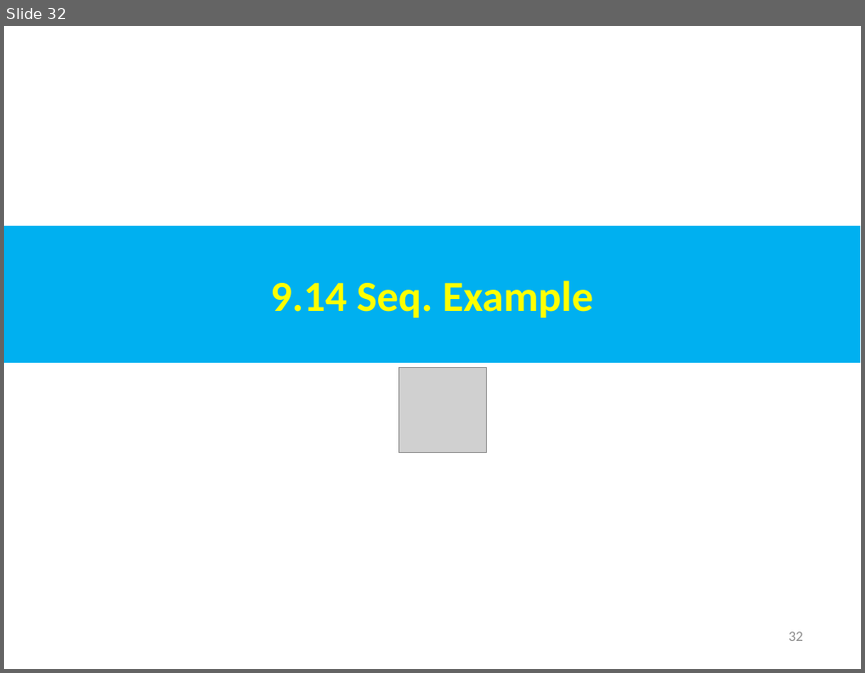
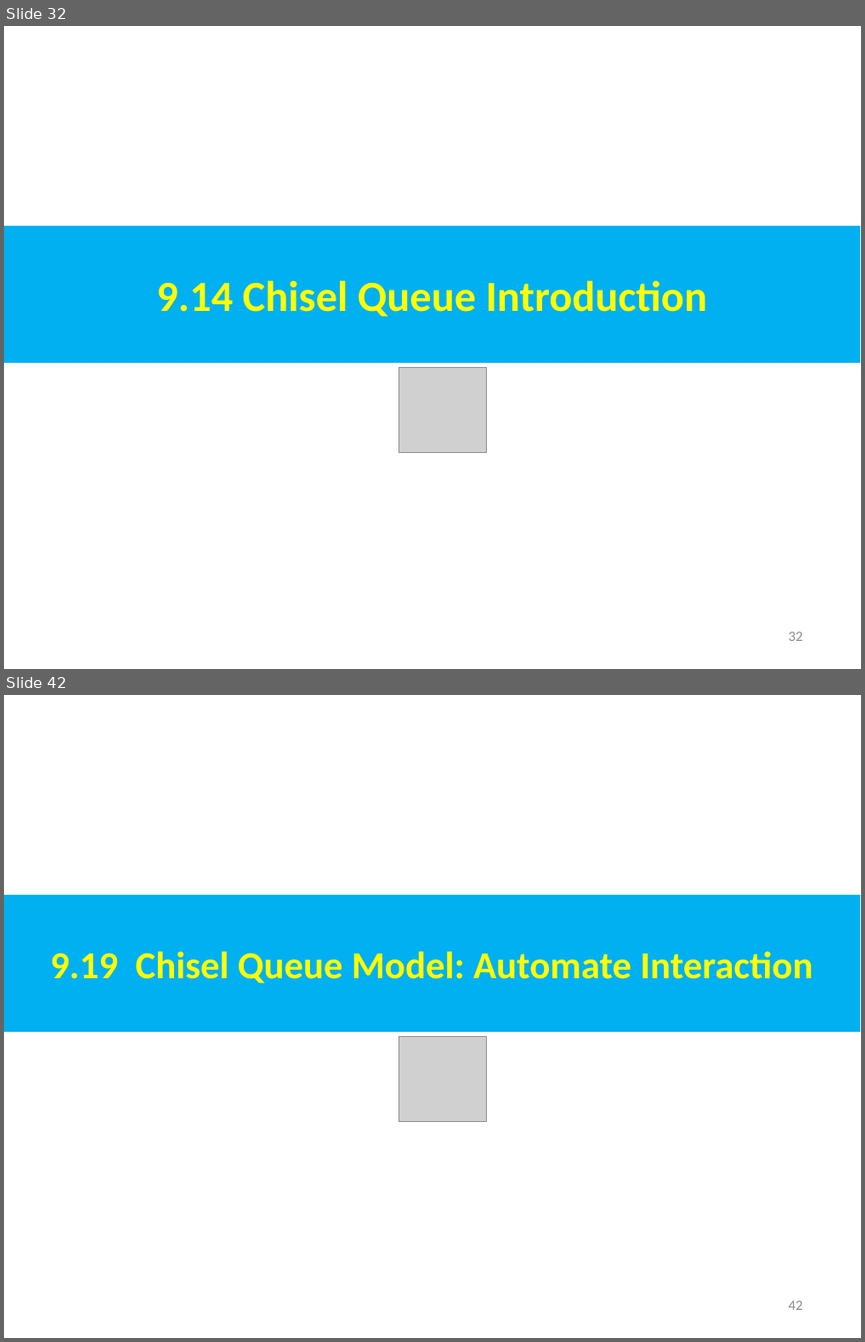
Before and after one commit to peterhchen/AIU_CS800_Chisel, a slide deck: 500_UCSC_HWD/009_Test/000_Video/009.Test.ppt. Shown one above the other, each under a label of ours: slide 32 before the commit, slides 32 and 42 after it; the slides between them are not shown. The pictures are 865x673 and 865x1342 pixels, drawn with LibreOffice and Linux fonts; fonts in the diff are those of the drawing; grey boxes stand for pictures. Boxes give left, top, right and bottom in pixels: in the first picture for what was removed or moved away, otherwise in the second. Text is boxed around its words. In the diff, an @@ line names an element or a change of style, - is before the commit and + after.

```diff
--- a/500_UCSC_HWD/009_Test/000_Video/009.Test.ppt
+++ b/500_UCSC_HWD/009_Test/000_Video/009.Test.ppt
@@ slide 42 added at (4,695,861,1338), background #FFFFFF @@
@@ rectangle added at (4,895,860,1032), fill #00B0F0, 32 pt, text #FFFF00, bold @@
+9.19 Chisel Queue Model: Automate Interaction
@@ picture added at (399,1037,487,1122) @@
@@ page number added at (789,1300,803,1310), 12 pt, text #8B8B8B @@
+42
@@ slide 32 changed as well @@
@@ text in rectangle at (156,280,707,317): text changed @@
-9.14 Seq. Example
+9.14 Chisel Queue Introduction
```
Also in this commit, not shown: 3 other slides changed, 15 other slides added.
